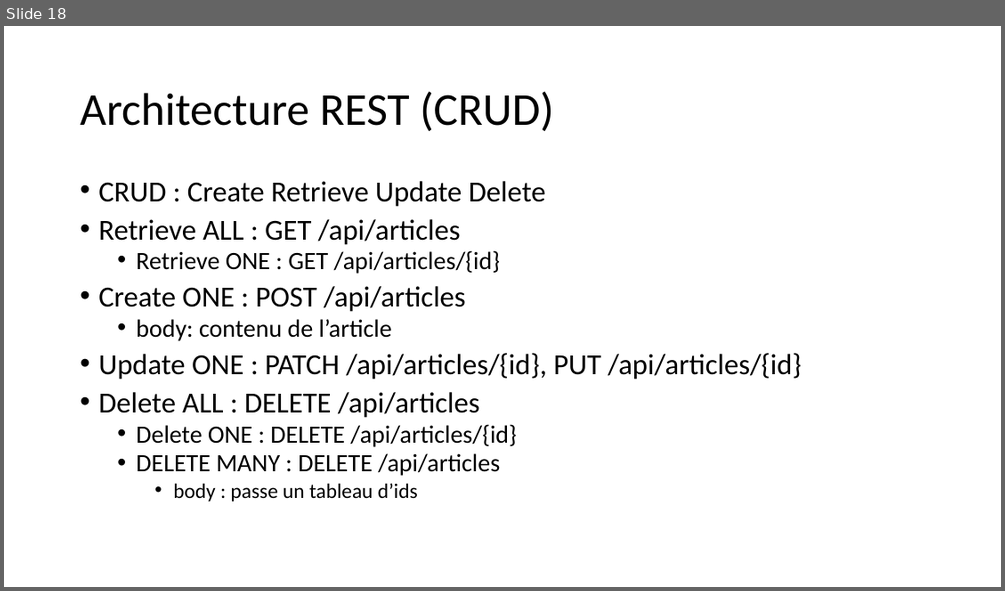
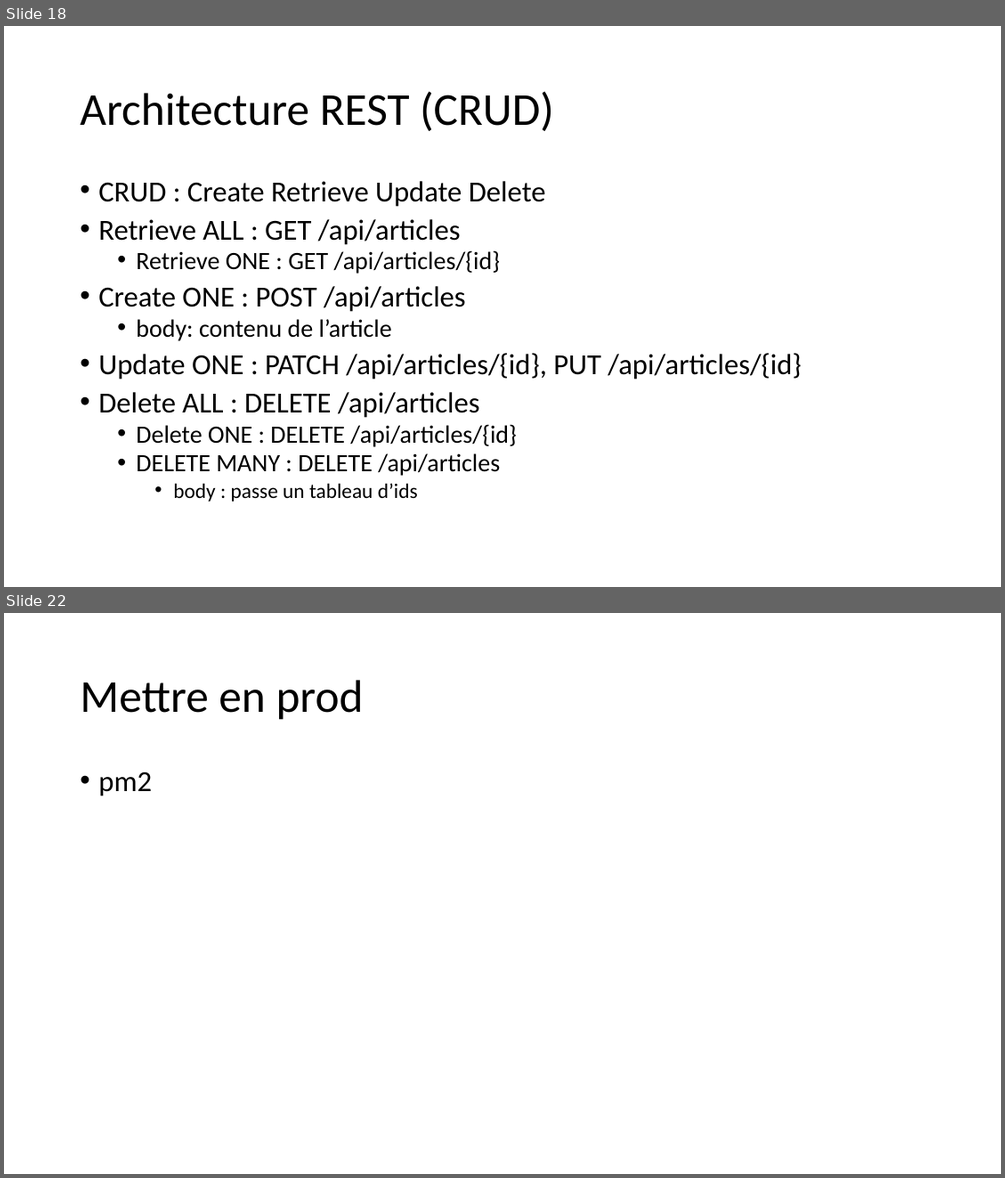
Before and after one commit to jlg-formation/tjs-juin-2022, a slide deck: notes.pptx. Shown one above the other, each under a label of ours: slide 18 before the commit, slides 18 and 22 after it; the slides between them are not shown. The pictures are 1005x591 and 1005x1178 pixels, drawn with LibreOffice and Linux fonts; fonts in the diff are those of the drawing. Boxes give left, top, right and bottom in pixels: in the first picture for what was removed or moved away, otherwise in the second. Text is boxed around its words. In the diff, an @@ line names an element or a change of style, - is before the commit and + after.

```diff
--- a/notes.pptx
+++ b/notes.pptx
@@ slide 22 added at [4, 613, 1001, 1174], background #FFFFFF @@
@@ title added at [80, 680, 364, 720], 44 pt, text #000000 @@
+Mettre en prod
@@ text added at [98, 771, 152, 796], 28 pt, text #000000 @@
+• pm2
```
Also in this commit, not shown: 3 other slides added.
